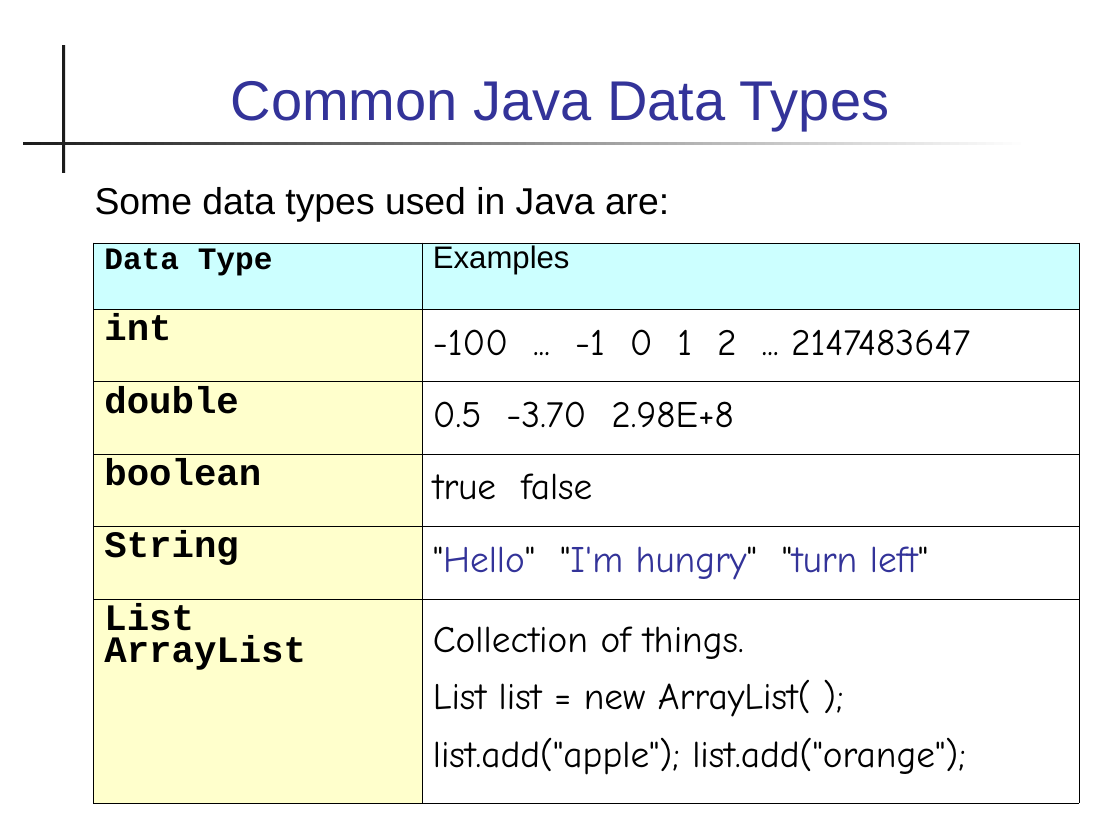
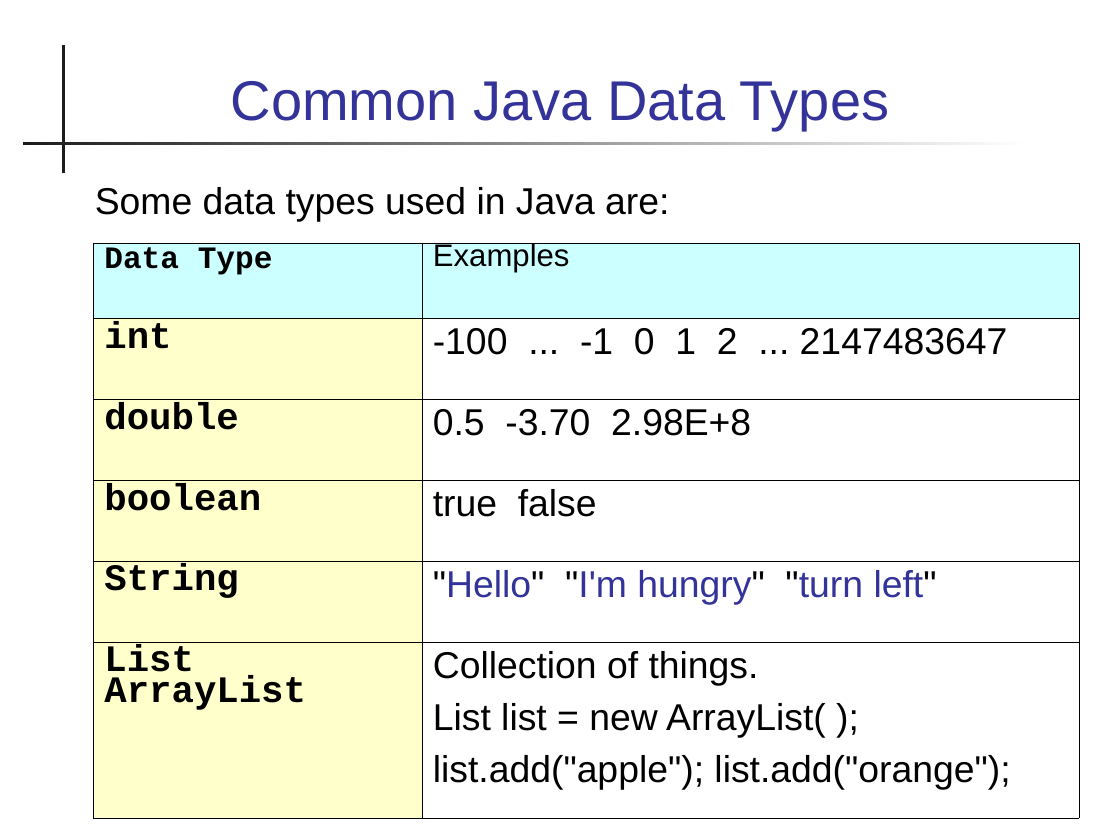
Before and after one commit to cpske/programming1, a slide deck: slide 7 of week2/X-Java-Basics.ppt. Drawn at 1120x840 pixels with LibreOffice and Linux fonts; fonts in the diff are those of the drawing. Boxes give left, top, right and bottom in pixels: in the first picture for what was removed or moved away, otherwise in the second. Text is boxed around its words. In the diff, an @@ line names an element or a change of style, - is before the commit and + after.

```diff
--- a/week2/X-Java-Basics.ppt
+++ b/week2/X-Java-Basics.ppt
@@ table at (x1=93, y1=243, x2=1079, y2=819) @@
@@ font Comic Neue to Arial in "-100 ... -1 0 1 2 ... ...", "0.5 -3.70 2.98E+8", "true false", ""Hello" "I'm hungry" "turn left"" and 3 more places @@
@@ line spacing 0.77 to 0.73 @@
@@ line spacing 0.72 to 0.67 @@
@@ line spacing 1.16 to 0.93 @@
@@ line spacing 1.34 to 0.93 @@
@@ line spacing 1.34 to 1.25 @@
```
Also in this commit, not shown: 21 other slides changed, 7 other files.
